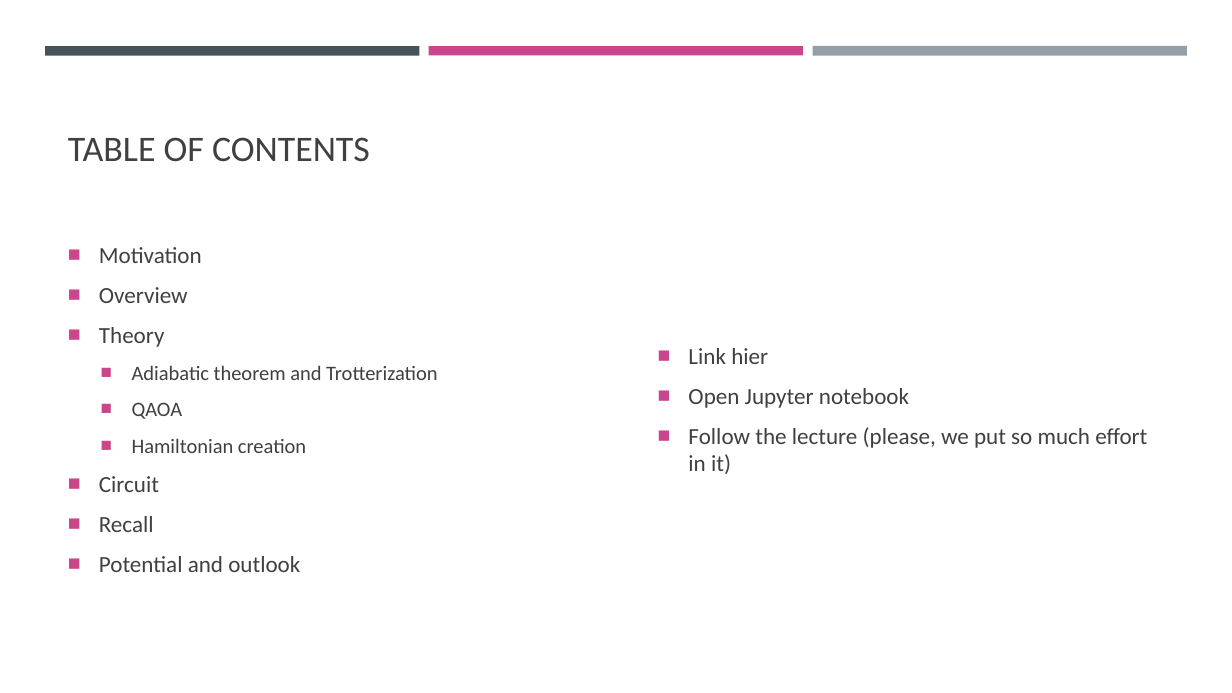
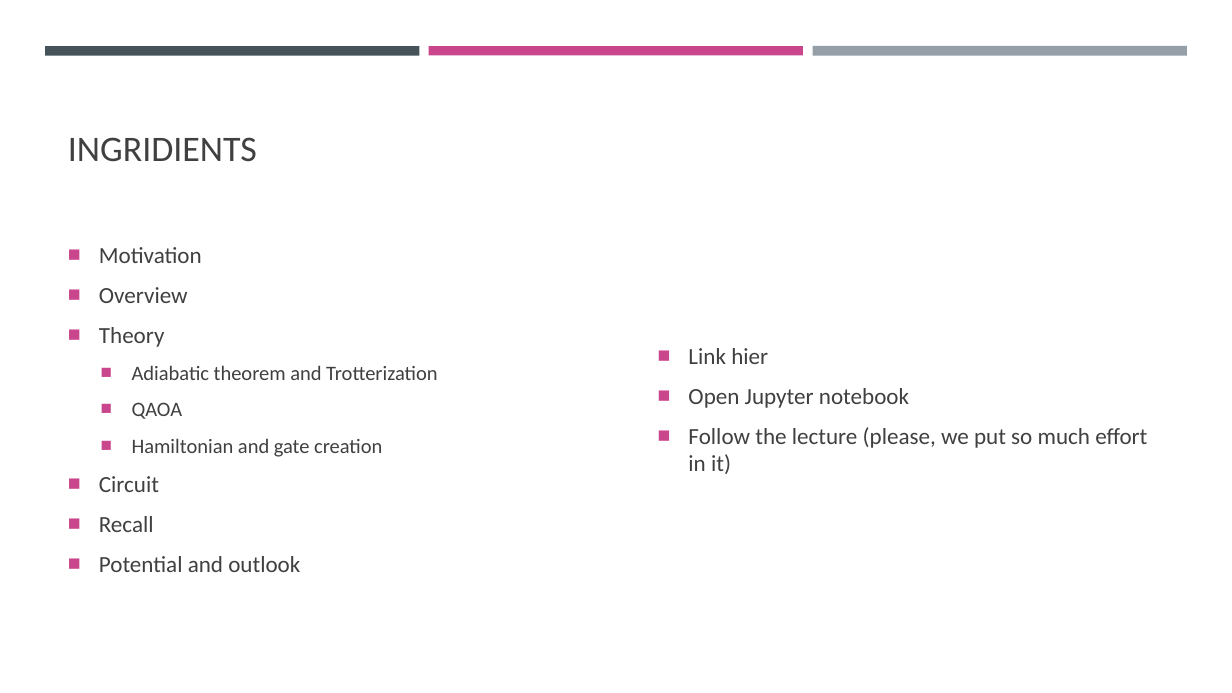
Before and after one commit to CodeJP97/QHT-2022-WoQ, a slide deck: slide 2 of Lecture.pptm. Drawn at 1232x693 pixels with LibreOffice and Linux fonts; fonts in the diff are those of the drawing. Boxes give left, top, right and bottom in pixels: in the first picture for what was removed or moved away, otherwise in the second. Text is boxed around its words. In the diff, an @@ line names an element or a change of style, - is before the commit and + after.

```diff
--- a/Lecture.pptm
+++ b/Lecture.pptm
@@ title at bbox=[68, 137, 257, 162]: text changed @@
-TABLE OF CONTENTS
+INGRIDIENTS
@@ text at bbox=[132, 438, 382, 457]: text changed @@
-  ■ Hamiltonian creation
+  ■ Hamiltonian and gate creation
```
Also in this commit, not shown: 7 other slides changed, 2 slides added, 1 slide removed, 1 other file.
